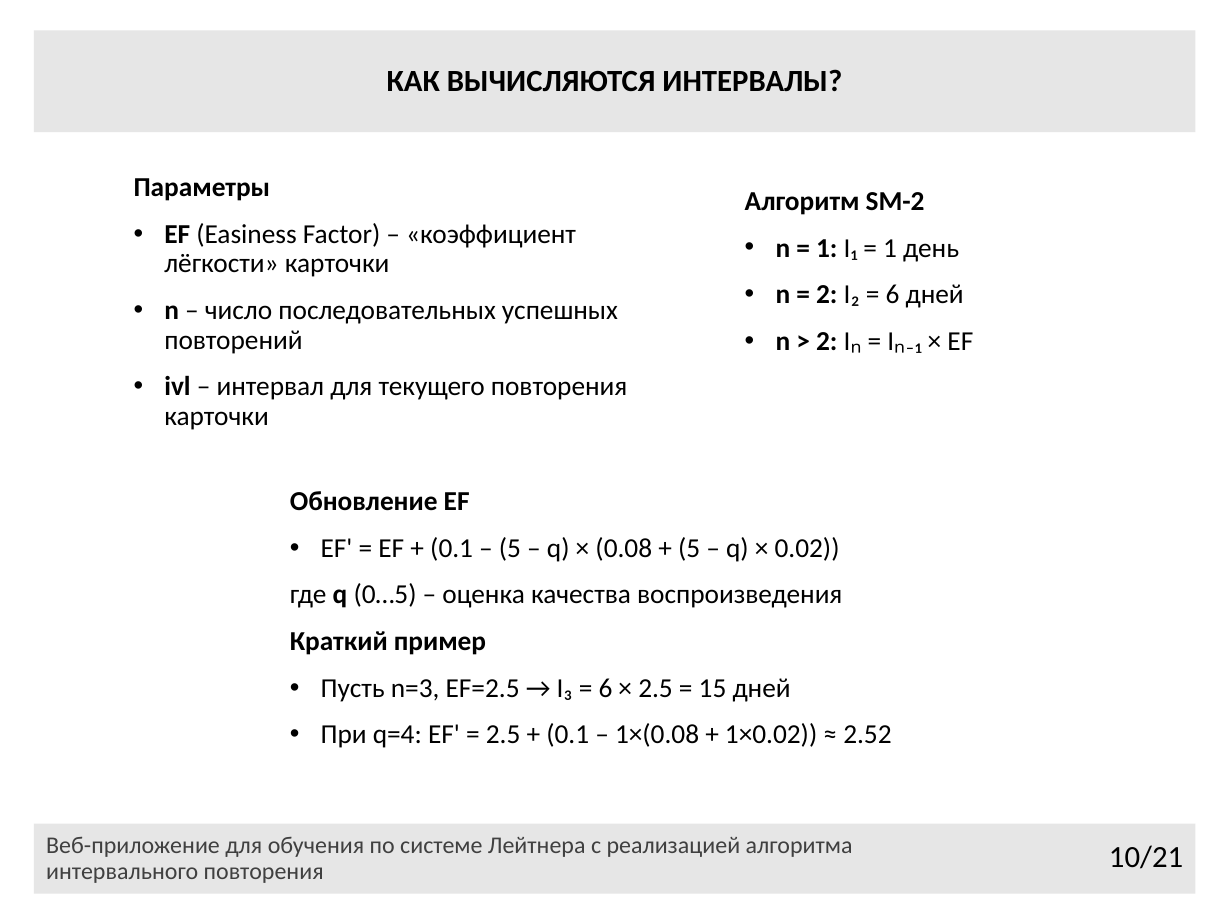
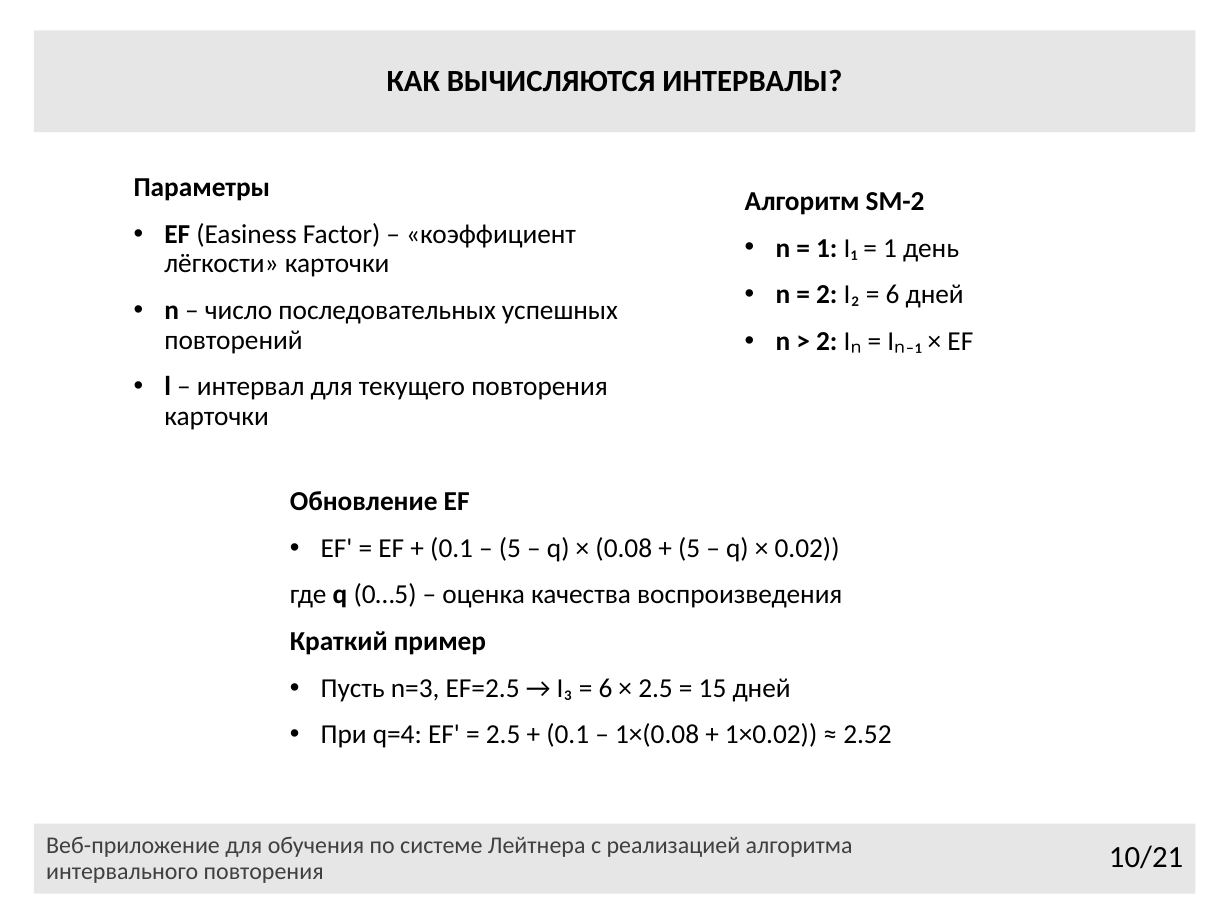
Before and after one commit to darik-cell/diplom, a slide deck: slide 10 of Презентация_Алёнушка_6401 — копия.pptx. Drawn at 1232x924 pixels with LibreOffice and Linux fonts; fonts in the diff are those of the drawing. Boxes give left, top, right and bottom in pixels: in the first picture for what was removed or moved away, otherwise in the second. Text is boxed around its words. In the diff, an @@ line names an element or a change of style, - is before the commit and + after.

```diff
--- a/Презентация_Алёнушка_6401 — копия.pptx
+++ b/Презентация_Алёнушка_6401 — копия.pptx
@@ text at [164, 375, 608, 430]: text changed @@
-• ivl – интервал для текущего повторения карточки
+• l – интервал для текущего повторения карточки
```
Also in this commit, not shown: 5 other slides changed, 4 slides added, 5 other files.
